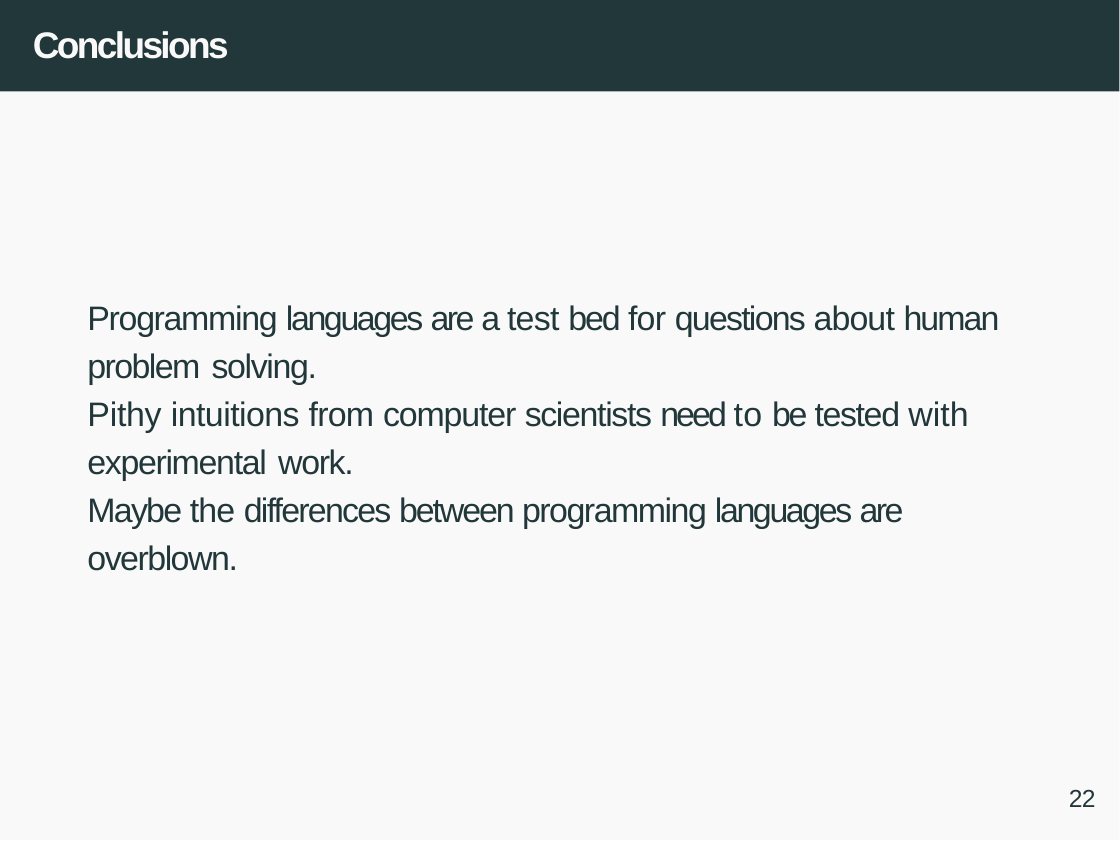
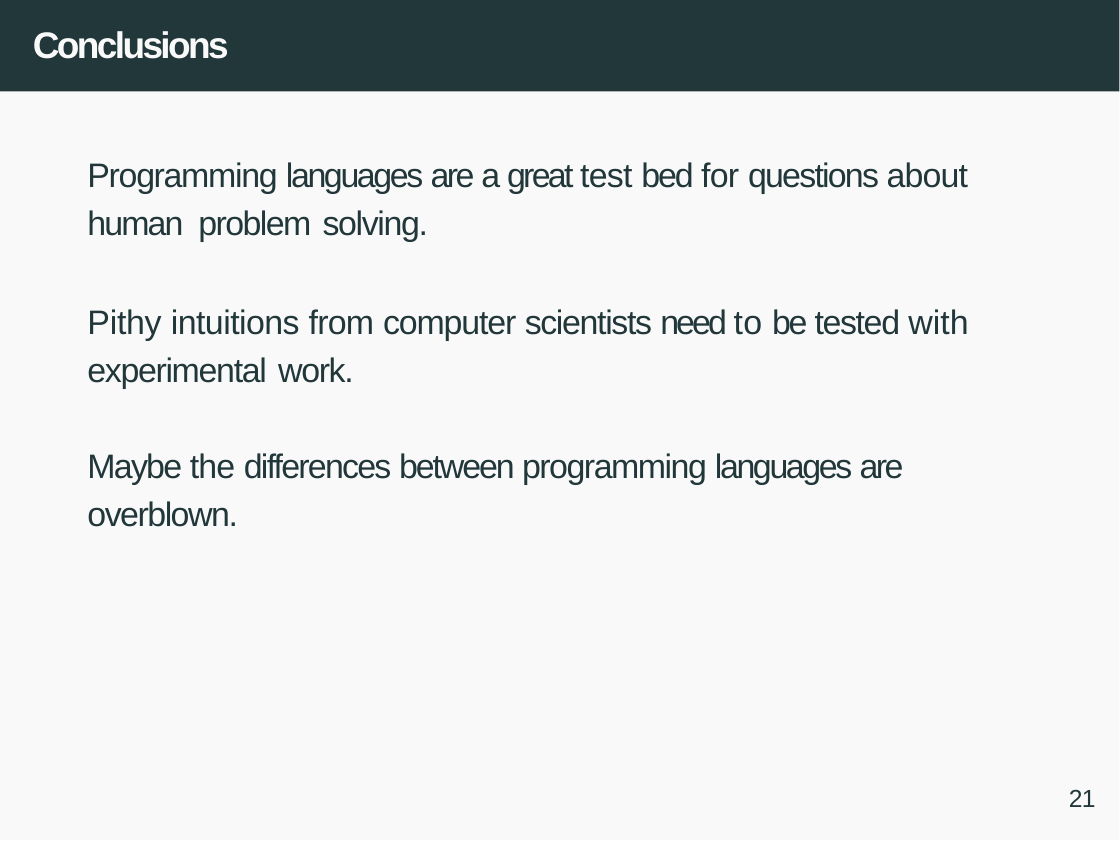
Before and after one commit to qiawenl2/programming-questionnaire, a slide deck: slide 21 of data-blitz.pptx (slide 22 before the commit). Drawn at 1120x841 pixels with LibreOffice and Linux fonts; fonts in the diff are those of the drawing. Boxes give left, top, right and bottom in pixels: in the first picture for what was removed or moved away, otherwise in the second. Text is boxed around its words. In the diff, an @@ line names an element or a change of style, - is before the commit and + after.

```diff
--- a/data-blitz.pptx
+++ b/data-blitz.pptx
@@ text "Programming languages are a great ...": place and size @@
-text "Programming languages are a great ..." at [87, 305, 1000, 571]
+text "Programming languages are a great ..." at [87, 162, 968, 527]
@@ text at [87, 162, 968, 241]: text changed @@
-Programming languages are a test bed for questions about human problem solving.
+Programming languages are a great test bed for questions about human problem solving.
@@ page number at [1069, 789, 1096, 807]: text changed @@
-22
+21
```
Also in this commit, not shown: 5 other slides changed, 1 slide added, 2 slides removed.
